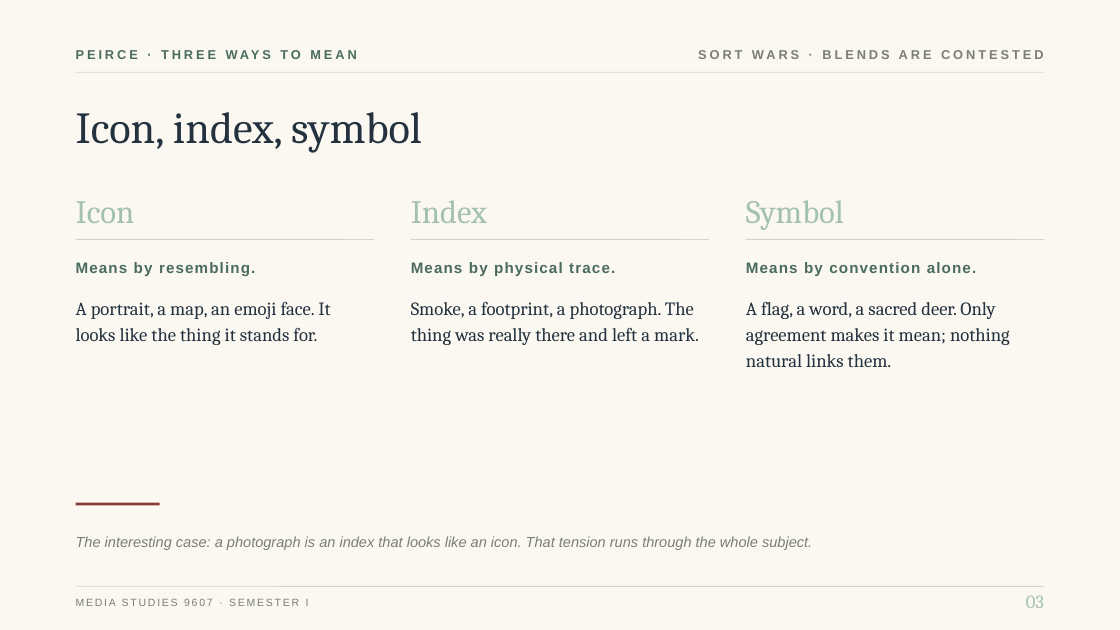
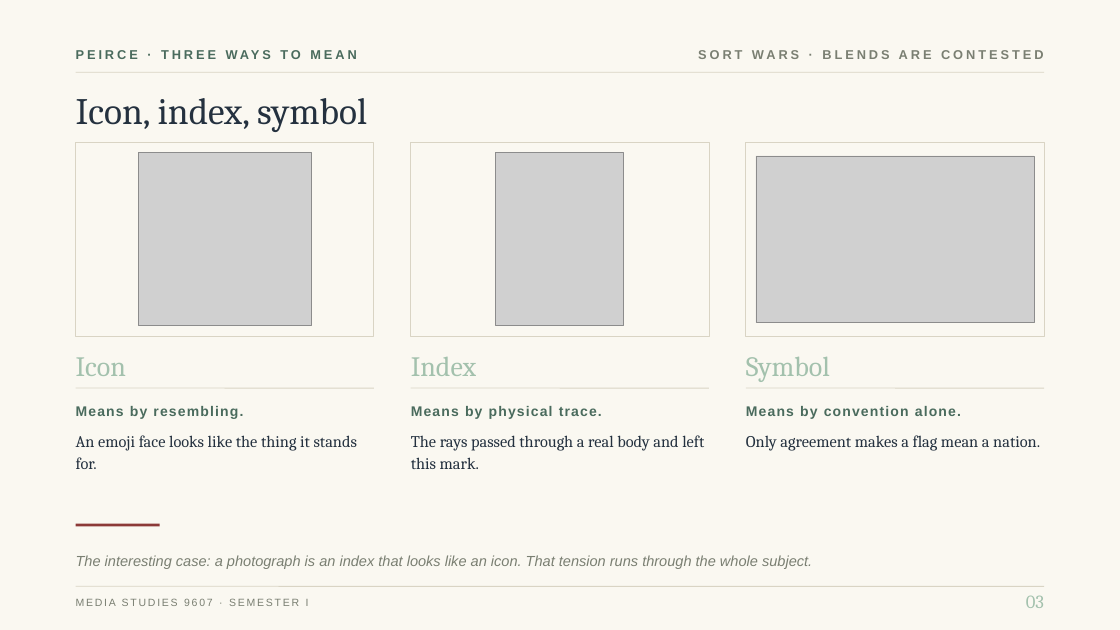
Before and after one commit to ohwowgreat/courses-site, a slide deck: slide 7 of content/decks/media-studies/media-studies-s1-lesson-02-semiotics-signs-and-codes.pptx. Drawn at 1120x630 pixels with LibreOffice and Linux fonts; fonts in the diff are those of the drawing; grey boxes stand for pictures. Boxes give left, top, right and bottom in pixels: in the first picture for what was removed or moved away, otherwise in the second. Text is boxed around its words. In the diff, an @@ line names an element or a change of style, - is before the commit and + after.

```diff
--- a/content/decks/media-studies/media-studies-s1-lesson-02-semiotics-signs-and-codes.pptx
+++ b/content/decks/media-studies/media-studies-s1-lesson-02-semiotics-signs-and-codes.pptx
@@ text "Icon, index, symbol" moved from (x1=76, y1=112, x2=422, y2=153) to (x1=76, y1=98, x2=367, y2=132) @@
@@ text "Icon, index, symbol" at (x1=76, y1=98, x2=367, y2=132): size 38 to 32 pt @@
@@ rectangle added at (x1=76, y1=143, x2=374, y2=336), fill #FAF8F1, outline #D9D4C4 0.75 pt @@
@@ rectangle added at (x1=411, y1=143, x2=709, y2=336), fill #FAF8F1, outline #D9D4C4 0.75 pt @@
@@ rectangle added at (x1=746, y1=143, x2=1044, y2=336), fill #FAF8F1, outline #D9D4C4 0.75 pt @@
@@ picture added at (x1=139, y1=153, x2=312, y2=326) @@
@@ picture added at (x1=496, y1=153, x2=623, y2=326) @@
@@ picture added at (x1=756, y1=156, x2=1034, y2=323) @@
@@ text removed at (x1=411, y1=302, x2=699, y2=345) @@
-Smoke, a footprint, a photograph. The thing was really there and left a mark.
@@ text removed at (x1=746, y1=302, x2=1010, y2=367) @@
-A flag, a word, a sacred deer. Only agreement makes it mean; nothing natural links them.
@@ text "Icon" moved from (x1=76, y1=201, x2=135, y2=223) to (x1=76, y1=357, x2=126, y2=376) @@
@@ text "Index" moved from (x1=411, y1=200, x2=487, y2=223) to (x1=411, y1=357, x2=476, y2=376) @@
@@ size 28 to 24 pt in 3 elements at (x1=76, y1=357, x2=126, y2=376), (x1=411, y1=357, x2=476, y2=376), (x1=746, y1=357, x2=830, y2=382) @@
@@ text "Symbol" moved from (x1=746, y1=200, x2=844, y2=230) to (x1=746, y1=357, x2=830, y2=382) @@
@@ 3 lines moved together from (x1=76, y1=239, x2=1044, y2=239) to (x1=76, y1=388, x2=1044, y2=388) @@
@@ text "Means by resembling." moved from (x1=76, y1=262, x2=255, y2=276) to (x1=76, y1=406, x2=243, y2=419) @@
@@ text "Means by physical trace." moved from (x1=411, y1=262, x2=615, y2=276) to (x1=411, y1=406, x2=602, y2=419) @@
@@ size 13 to 12 pt in 3 elements at (x1=76, y1=406, x2=243, y2=419), (x1=411, y1=406, x2=602, y2=419), (x1=746, y1=406, x2=961, y2=419) @@
@@ text "Means by convention alone." moved from (x1=746, y1=262, x2=976, y2=276) to (x1=746, y1=406, x2=961, y2=419) @@
@@ text at (x1=76, y1=435, x2=357, y2=469): text changed; size 16 to 14 pt @@
-A portrait, a map, an emoji face. It looks like the thing it stands for.
+An emoji face looks like the thing it stands for.
@@ text added at (x1=411, y1=435, x2=704, y2=469), 14 pt, text #24313F @@
+The rays passed through a real body and left this mark.
@@ text added at (x1=746, y1=435, x2=1040, y2=451), 14 pt, text #24313F @@
+Only agreement makes a flag mean a nation.
@@ text "The interesting case: a photograph ..." moved from (x1=76, y1=536, x2=812, y2=550) to (x1=76, y1=555, x2=812, y2=569) @@
@@ line moved from (76, 504) - (160, 504) to (76, 525) - (160, 525) @@
```
Also in this commit, not shown: 2 other slides changed, 4 slides added, 1 slide removed, 39 other files.
